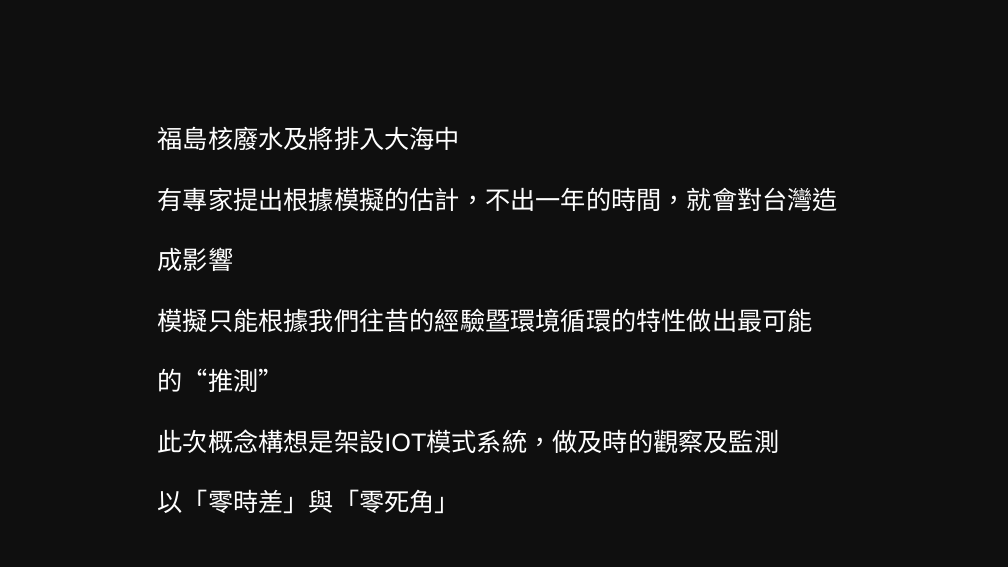
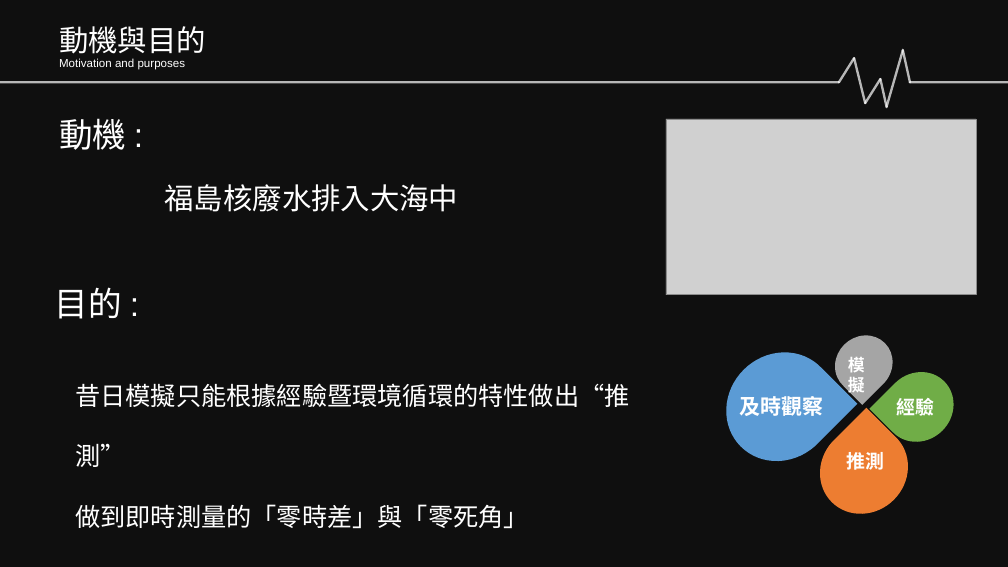
Before and after one commit to Sikako/hackthon, a slide deck: slide 8 of bigdata.pptx (slide 12 before the commit). Drawn at 1008x567 pixels with LibreOffice and Linux fonts; fonts in the diff are those of the drawing; grey boxes stand for pictures; background and template pictures are left out; a plain dark background stands for a picture behind light text. Boxes give left, top, right and bottom in pixels: in the first picture for what was removed or moved away, otherwise in the second. Text is boxed around its words. In the diff, an @@ line names an element or a change of style, - is before the commit and + after.

```diff
--- a/bigdata.pptx
+++ b/bigdata.pptx
@@ text added at (59,26,206,59), 28 pt, text #FFFFFF @@
+動機與目的
@@ text added at (59,58,186,70), 11 pt, text #FFFFFF @@
+Motivation and purposes
@@ group added at (0,50,1008,107): 8 lines @@
@@ text added at (59,118,126,150), 32 pt, text #FFFFFF @@
+動機 :
@@ picture added at (666,119,976,295) @@
@@ text added at (165,184,459,212), 28 pt, text #FFFFFF @@
+福島核廢水排入大海中
@@ text added at (55,287,122,319), 32 pt, text #FFFFFF @@
+目的 :
@@ group added at (696,320,973,538): 4 freeform shapes, 4 texts @@
+及時觀察
+推測
+經驗
+模擬
@@ text at (75,383,629,528): text changed @@
-福島核廢水及將排入大海中
-有專家提出根據模擬的估計，不出一年的時間，就會對台灣造成影響
-模擬只能根據我們往昔的經驗暨環境循環的特性做出最可能的“推測”
-此次概念構想是架設IOT模式系統，做及時的觀察及監測
-以「零時差」與「零死角」
+昔日模擬只能根據經驗暨環境循環的特性做出“推測”
+做到即時測量的「零時差」與「零死角」
```
Also in this commit, not shown: 7 other slides changed, 2 slides added, 4 slides removed.
